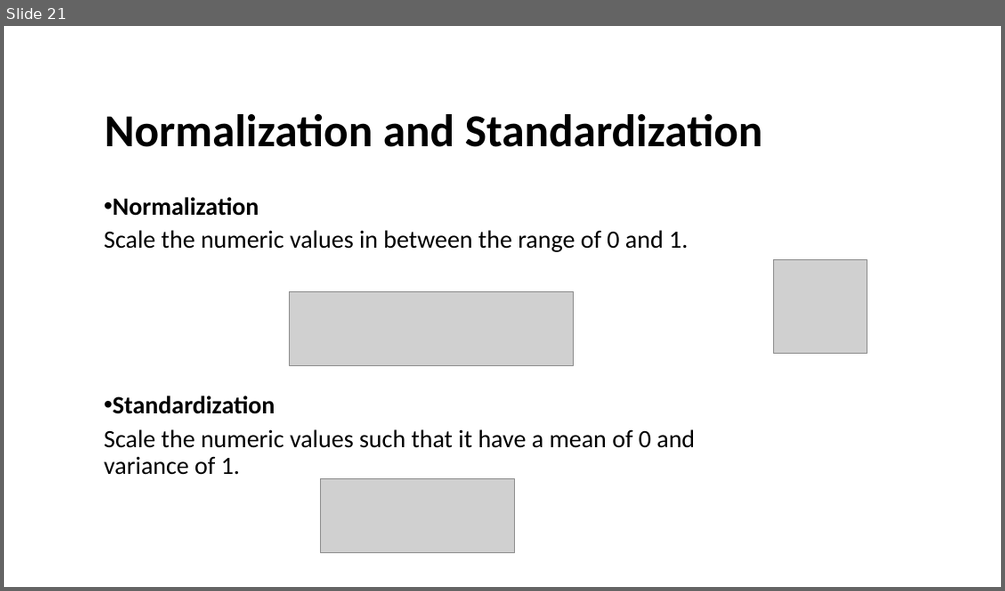
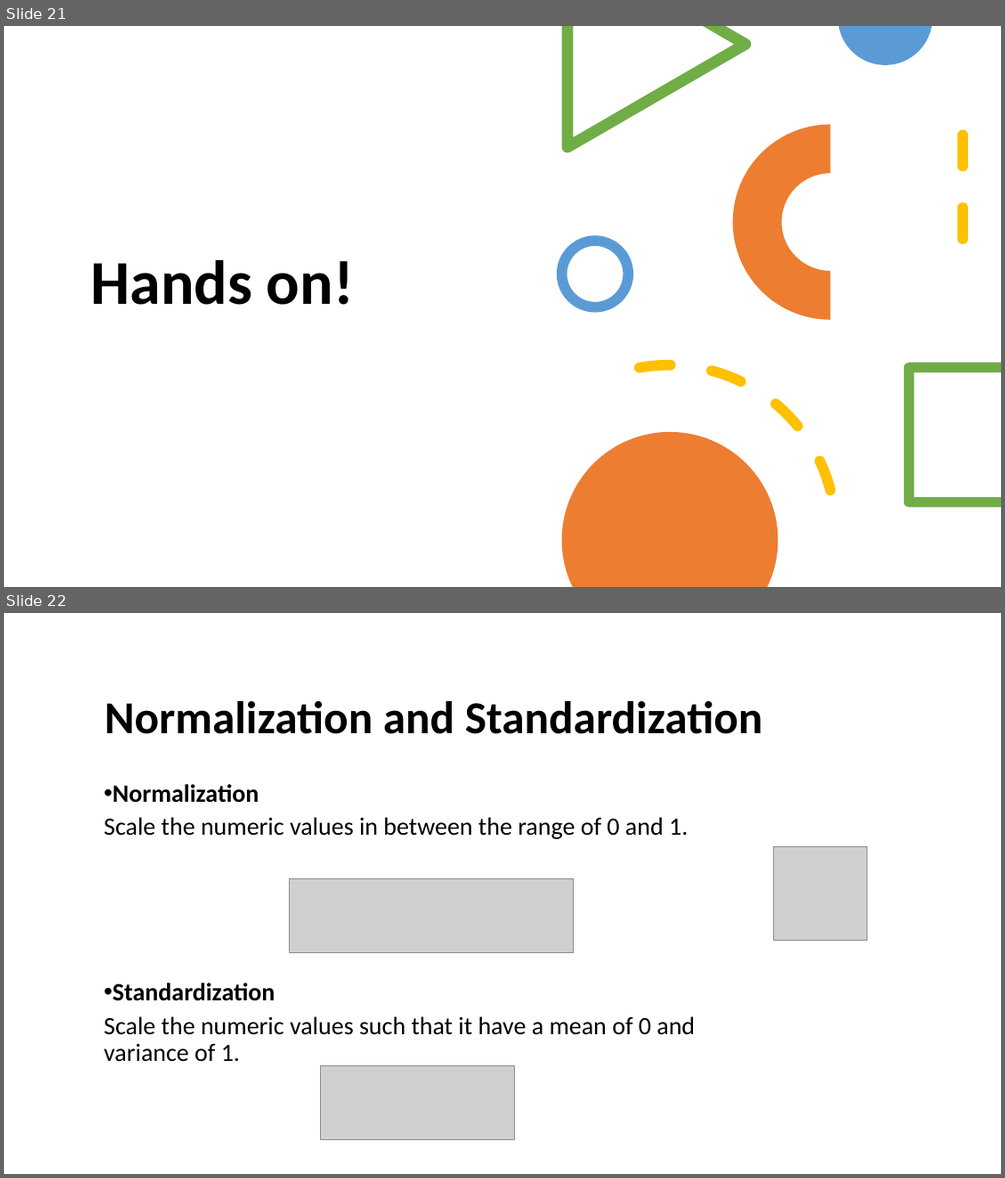
Before and after one commit to tanlitung/Notebook-Linear-Regression-Sklearn, a slide deck: Introduction to Machine Learning.pptx. Shown one above the other, each under a label of ours: slide 21 before the commit, slides 21 and 22 after it. The pictures are 1005x591 and 1005x1178 pixels, drawn with LibreOffice and Linux fonts; fonts in the diff are those of the drawing; grey boxes stand for pictures. Boxes give left, top, right and bottom in pixels: in the first picture for what was removed or moved away, otherwise in the second. Text is boxed around its words. In the diff, an @@ line names an element or a change of style, - is before the commit and + after.

```diff
--- a/Introduction to Machine Learning.pptx
+++ b/Introduction to Machine Learning.pptx
@@ slide 21 added at (x1=4, y1=26, x2=1001, y2=587), background #FFFFFF @@
@@ freeform shape added at (x1=562, y1=26, x2=751, y2=153), fill #70AD47 @@
@@ freeform shape added at (x1=839, y1=26, x2=931, y2=65), fill #5B9BD5 @@
@@ arch (boxed as its full ring) added at (x1=733, y1=124, x2=928, y2=319), fill #ED7D31 @@
@@ line added from (963, 135) to (963, 265), #FFC000 10 pt dashed @@
@@ text added at (x1=91, y1=260, x2=354, y2=305), 60 pt, text #000000, bold @@
+Hands on!
@@ ellipse added at (x1=562, y1=240, x2=629, y2=307), outline #5B9BD5 10 pt @@
@@ arc (boxed as its full ellipse) added at (x1=476, y1=338, x2=863, y2=587), outline #FFC000 10 pt dashed @@
@@ freeform shape added at (x1=905, y1=362, x2=1001, y2=507), fill #70AD47 @@
@@ freeform shape added at (x1=562, y1=432, x2=778, y2=587), fill #ED7D31 @@
@@ what was slide 21 is now slide 22 @@
```
Also in this commit, not shown: 1 other file.
